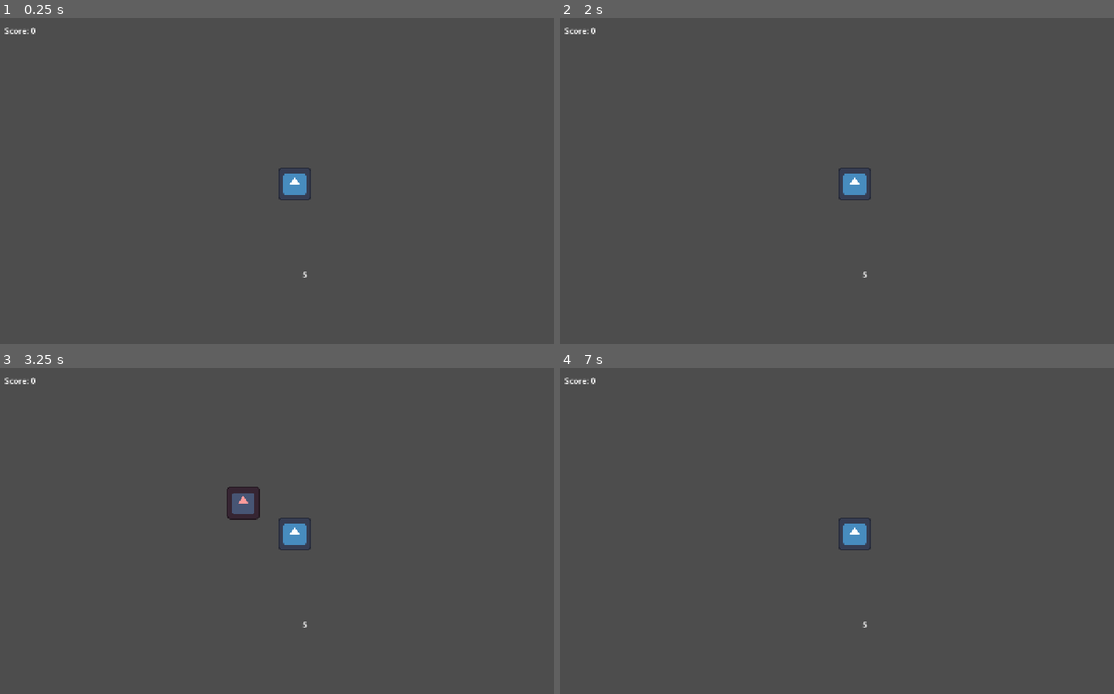
Above: before the commit, frames 1-4 (two rows, left to right).
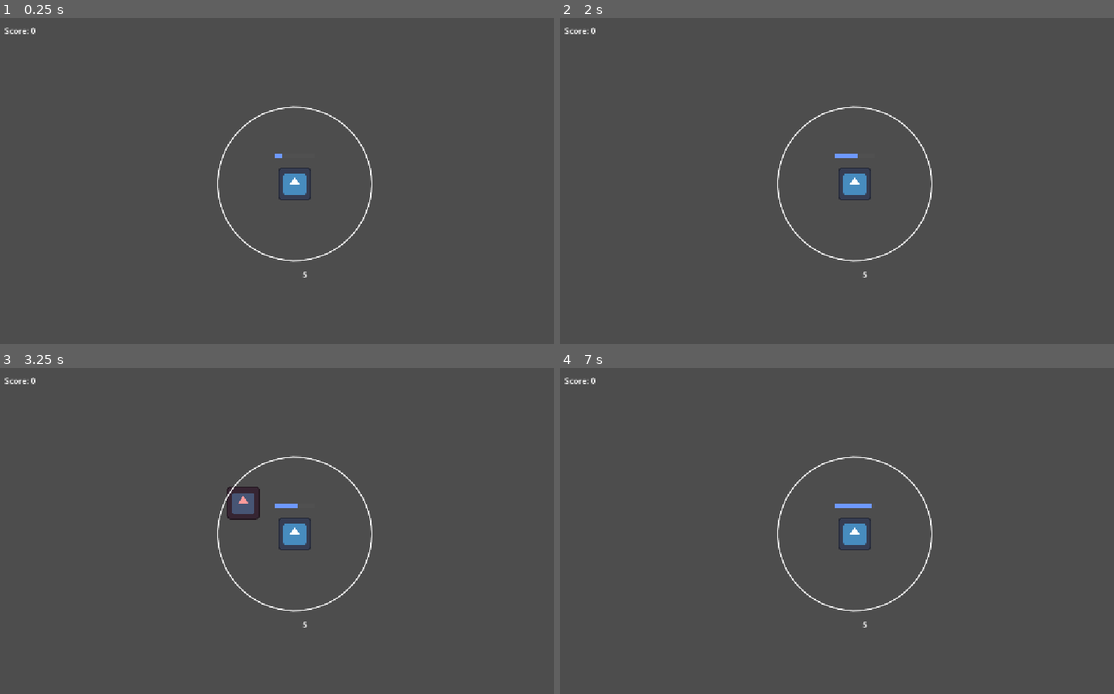
Above: after the commit, the same moments.

Repository: Enckripted/vampire-survivors-lite
Game: Godot game, scene res://game_scene.tscn
Two runs of this game, one before a commit and one after it. Both use one fixed random seed, a clock stepped at 60 frames per second and the inputs below. The engine's default icon, where the game draws it, is replaced by a stand-in: a white triangle on a blue panel in a dark square.
Inputs:
- Up to frame 1 (0.25 s): no input
- Up to frame 2 (2 s): tap Enter at 0.5 s; hold Right (ui_right) 0.53-1.28 s; tap Space at 1.25 s; hold Down (ui_down) from 1.28 s (still down)
- Up to frame 3 (3.25 s): tap Enter at 2 s; release Down (ui_down) at 2.03 s; hold Right (ui_right) 2.03-2.78 s; hold Up (ui_up) from 2.78 s (still down)
- Up to frame 4 (7 s): release Up (ui_up) at 3.53 s; hold Left (ui_left) 3.53-5.03 s; tap Space at 4.25, 6.5 s; tap Enter at 5 s; hold Down (ui_down) 5.03-5.75 s; click "Play" at 5.75 s; hold Right (ui_right) from 6.53 s (still down)

The runs differ from the first frame. In frame 1, 0.5% of the frame differs, in the area x 39-68%, y 26-75%; in frame 2, 0.5%; in frame 3, 0.5%; in frame 4, 0.5%.

Commit message:
feat: wizard rest + auto attack telegraph

Diff:
--- /dev/null
+++ b/circle.gd
@@ -0,0 +1,7 @@
+@tool
+extends Node2D
+
+@export var radius: int
+
+func _draw() -> void:
+    draw_arc(Vector2.ZERO, radius, 0.0, TAU, 64, Color.WHITE, 2.0, true)
--- /dev/null
+++ b/circle.tscn
@@ -0,0 +1,7 @@
+[gd_scene format=3 uid="uid://05uykey8ryau"]
+
+[ext_resource type="Script" uid="uid://cl6xdxedu664g" path="res://circle.gd" id="1_ot13w"]
+
+[node name="Circle" type="Node2D" unique_id=2029962585]
+script = ExtResource("1_ot13w")
+radius = 50
--- a/entities/enemies/enemy_wizard.gd
+++ b/entities/enemies/enemy_wizard.gd
@@ -1,12 +1,13 @@
 class_name EnemyWizard
 extends Enemy
 
-enum State { TARGETING, CHARGING }
+enum State { TARGETING, CHARGING, RESTING }
 
 @export var orb_damaage := 5
 @export var orb_knockback := 200
 @export var charge_time_secs := 1
 @export var charge_speed_divisor := 5
+@export var rest_time_secs := 1
 @export var orb_projectile: PackedScene
 
 @onready var firing_area = $FiringArea as Area2D
@@ -27,8 +28,11 @@
 	var dir = (player.position-position).normalized()
 	n_orb.setup(position, dir, orb_damaage)
 	get_tree().current_scene.add_child(n_orb)
+	state = State.RESTING
 
-	state = State.TARGETING
+	get_tree().create_timer(rest_time_secs).timeout.connect(func ():
+		state = State.TARGETING
+	)
 
 func _on_body_entered(body: Node2D) -> void:
 	if body.is_in_group("player"):
@@ -39,7 +43,7 @@
 		player_in_fire_range = false
 
 func get_movement_velocity() -> Vector2:
-	if player == null:
+	if player == null or state == State.RESTING:
 		return Vector2.ZERO
 
 	if state == State.CHARGING and Time.get_ticks_msec()-time_charge_start >= charge_time_secs*1000:
--- a/entities/player.gd
+++ b/entities/player.gd
@@ -8,6 +8,7 @@
 
 @onready var auto_attack_timer = $AutoAttackTimer as Timer
 @onready var auto_attack_area = $AutoAttackArea as Area2D
+@onready var auto_attack_bar = $AutoAttackCooldown as ProgressBar
 
 var direction := Vector2.ZERO
 
@@ -51,5 +52,8 @@
 		direction += Vector2.RIGHT
 	direction = direction.normalized()
 
+	var time_elapsed = auto_attack_timer.wait_time - auto_attack_timer.time_left
+	auto_attack_bar.value = time_elapsed / auto_attack_timer.wait_time * 100
+
 func _on_auto_attack_timer_timeout() -> void:
 	auto_attack()
--- a/entities/player.tscn
+++ b/entities/player.tscn
@@ -3,6 +3,7 @@
 [ext_resource type="Texture2D" uid="uid://wqs7tx2l1onk" path="res://icon.svg" id="1_4flbx"]
 [ext_resource type="Script" uid="uid://dp14360pvmeyg" path="res://entities/player.gd" id="1_onrkg"]
 [ext_resource type="PackedScene" uid="uid://dn7yyf16mplbi" path="res://projectiles/sword_attack.tscn" id="2_e4p34"]
+[ext_resource type="PackedScene" uid="uid://05uykey8ryau" path="res://circle.tscn" id="4_rfe5m"]
 
 [sub_resource type="GDScript" id="GDScript_i3pqv"]
 script/source = "extends Sprite2D
@@ -12,10 +13,16 @@
 size = Vector2(64, 64)
 
 [sub_resource type="CircleShape2D" id="CircleShape2D_ty0te"]
-radius = 125.0
+radius = 150.0
 
 [sub_resource type="CircleShape2D" id="CircleShape2D_e4p34"]
 radius = 70.0
+
+[sub_resource type="StyleBoxFlat" id="StyleBoxFlat_qly61"]
+bg_color = Color(0.3137255, 0.3137255, 0.3137255, 1)
+
+[sub_resource type="StyleBoxFlat" id="StyleBoxFlat_qsoyl"]
+bg_color = Color(0.43137255, 0.6, 1, 1)
 
 [node name="Player" type="CharacterBody2D" unique_id=1641185780]
 collision_mask = 2
@@ -38,12 +45,15 @@
 [node name="Camera2D" type="Camera2D" parent="." unique_id=619354663]
 
 [node name="AutoAttackTimer" type="Timer" parent="." unique_id=1307091210]
-wait_time = 0.75
+wait_time = 1.25
 autostart = true
 
 [node name="AutoAttackArea" type="Area2D" parent="." unique_id=1999320627]
 collision_layer = 0
 collision_mask = 2
+
+[node name="Circle" parent="AutoAttackArea" unique_id=2029962585 instance=ExtResource("4_rfe5m")]
+radius = 150
 
 [node name="CollisionShape2D" type="CollisionShape2D" parent="AutoAttackArea" unique_id=705646008]
 shape = SubResource("CircleShape2D_ty0te")
@@ -55,4 +65,21 @@
 [node name="CollisionShape2D" type="CollisionShape2D" parent="PickupArea" unique_id=42229272]
 shape = SubResource("CircleShape2D_e4p34")
 
+[node name="AutoAttackCooldown" type="ProgressBar" parent="." unique_id=801472835]
+anchors_preset = 8
+anchor_left = 0.5
+anchor_top = 0.5
+anchor_right = 0.5
+anchor_bottom = 0.5
+offset_left = -40.0
+offset_top = -60.0
+offset_right = 40.0
+offset_bottom = -50.0
+grow_horizontal = 2
+grow_vertical = 2
+theme_override_styles/background = SubResource("StyleBoxFlat_qly61")
+theme_override_styles/fill = SubResource("StyleBoxFlat_qsoyl")
+value = 50.0
+show_percentage = false
+
 [connection signal="timeout" from="AutoAttackTimer" to="." method="_on_auto_attack_timer_timeout"]
Not shown, added: circle.gd.uid
